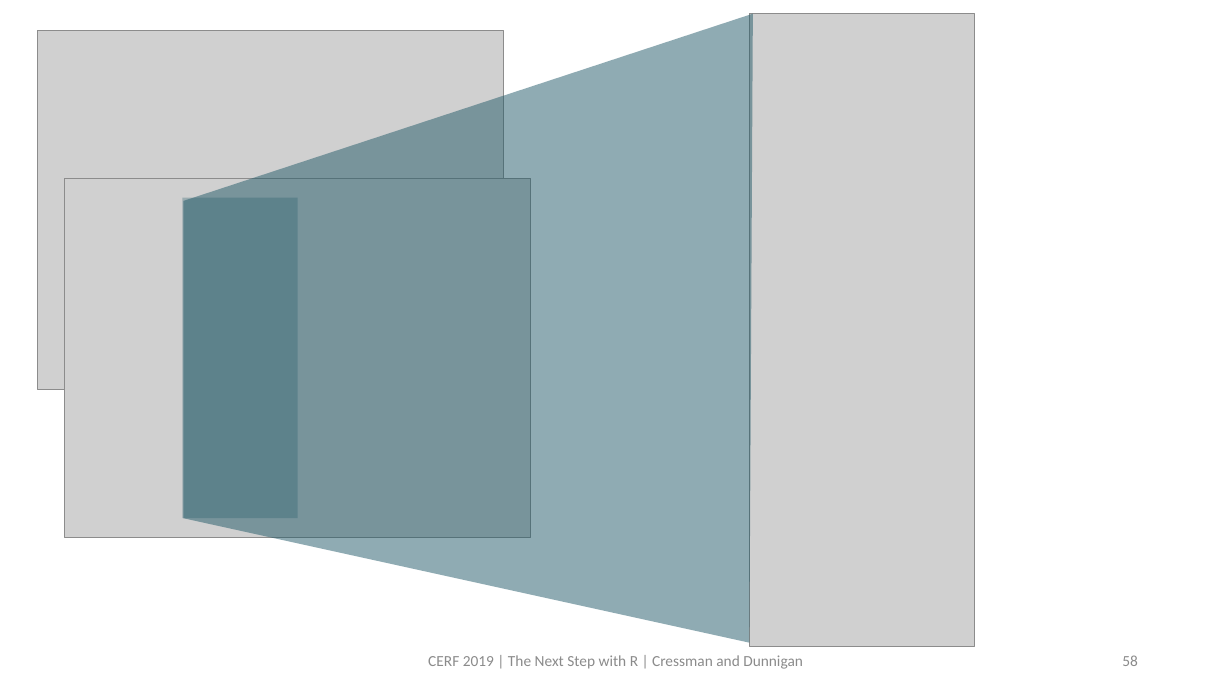
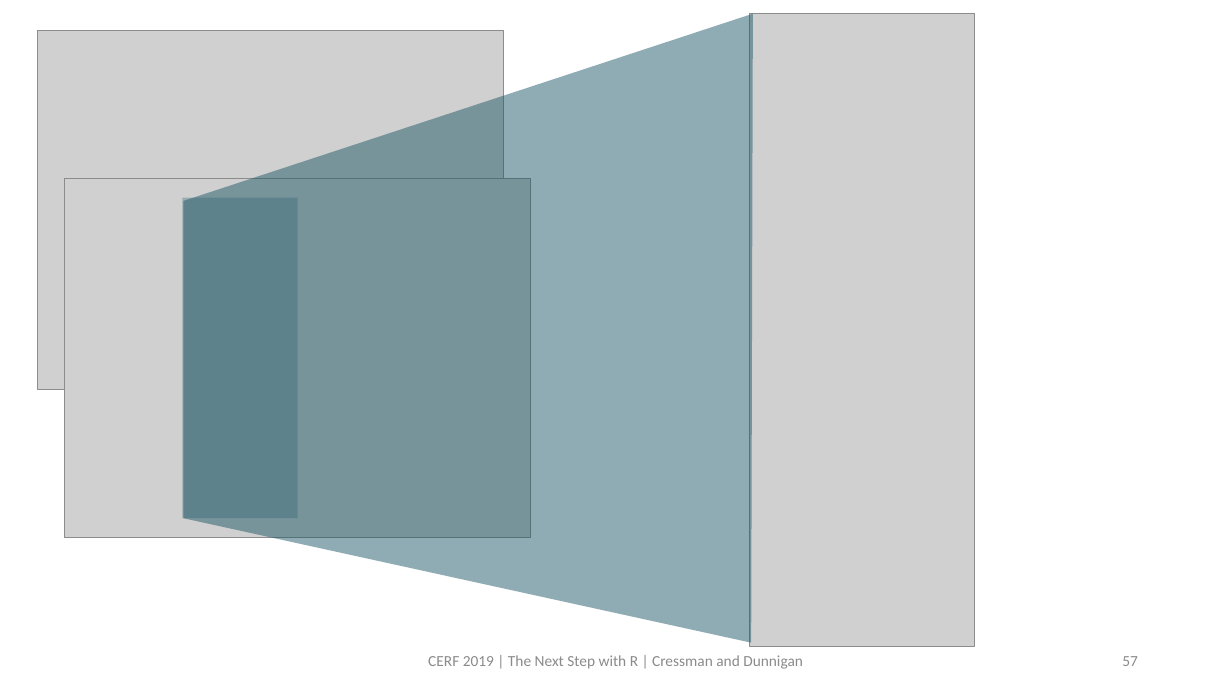
Before and after one commit to swmpkim/2019_CERF, a slide deck: slide 57 of slides/01_Visualize.pptx (slide 58 before the commit). Drawn at 1232x693 pixels with LibreOffice and Linux fonts; fonts in the diff are those of the drawing; grey boxes stand for pictures. Boxes give left, top, right and bottom in pixels: in the first picture for what was removed or moved away, otherwise in the second. Text is boxed around its words. In the diff, an @@ line names an element or a change of style, - is before the commit and + after.

```diff
--- a/slides/01_Visualize.pptx
+++ b/slides/01_Visualize.pptx
@@ freeform shape at bbox=[183, 13, 753, 643]: outline redrawn @@
@@ page number at bbox=[1122, 656, 1138, 666]: text changed @@
-58
+57
```
Also in this commit, not shown: 9 other slides changed, 10 slides added.
